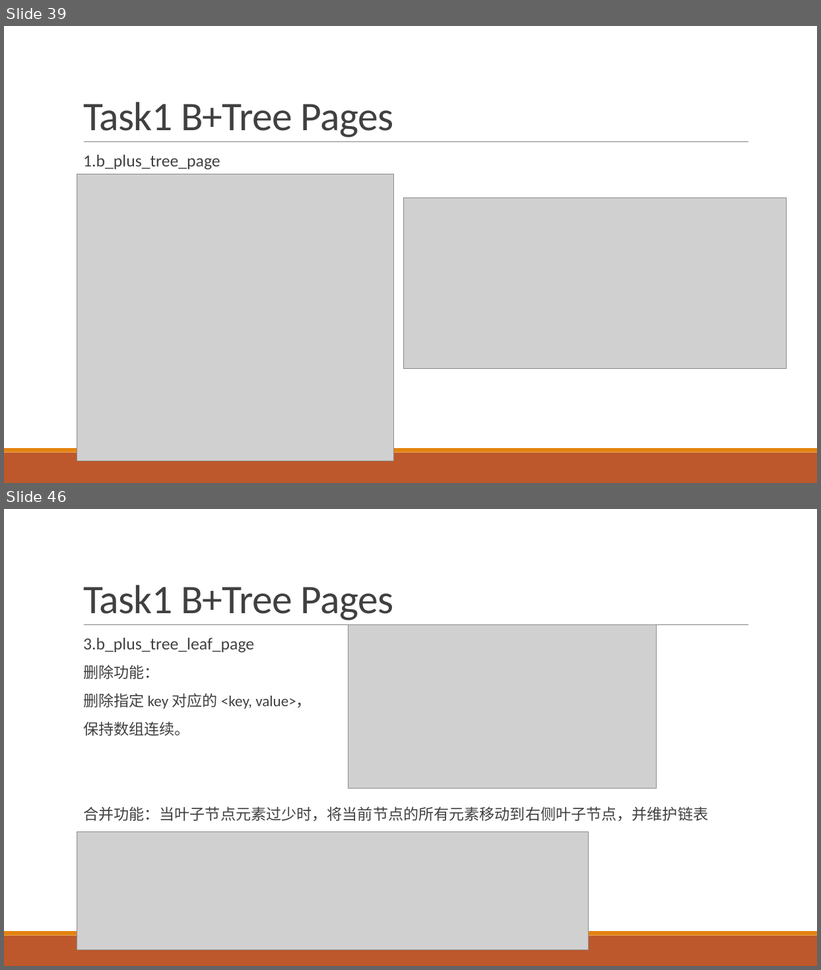
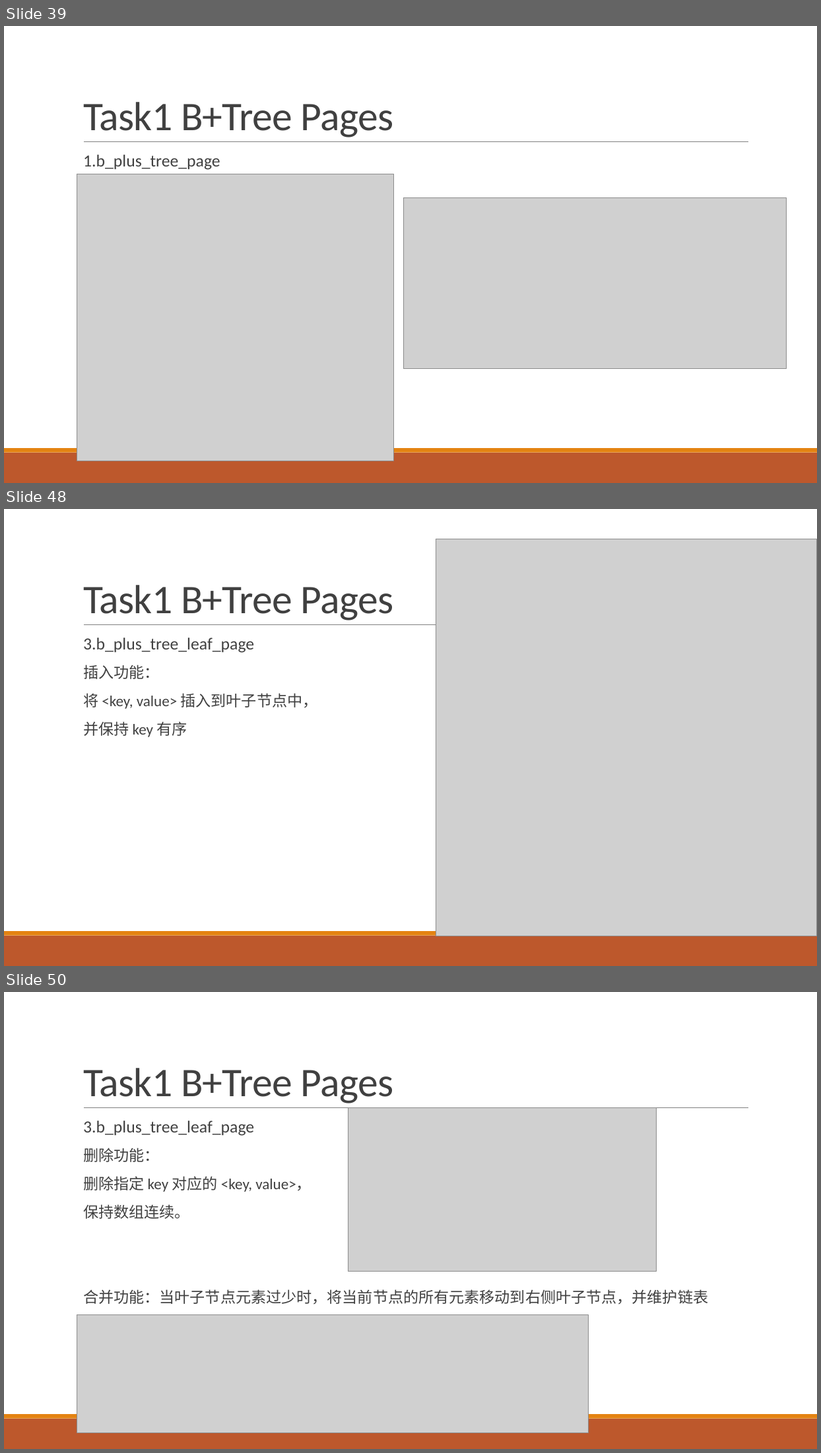
Before and after one commit to SDataBaseGroup/Database-lab, a slide deck: 缓冲区管理器与B+树的总ppt.pptx. Shown one above the other, each under a label of ours: slides 39 and 46 before the commit, slides 39, 48 and 50 after it; the slides between them are not shown. The pictures are 821x970 and 821x1453 pixels, drawn with LibreOffice and Linux fonts; fonts in the diff are those of the drawing; grey boxes stand for pictures. Boxes give left, top, right and bottom in pixels: in the first picture for what was removed or moved away, otherwise in the second. Text is boxed around its words. In the diff, an @@ line names an element or a change of style, - is before the commit and + after.

```diff
--- a/缓冲区管理器与B+树的总ppt.pptx
+++ b/缓冲区管理器与B+树的总ppt.pptx
@@ slide 48 added at (4,509,817,966), background #FFFFFF; not listed: 3 template elements that a slide beside it also shows @@
@@ picture added at (436,539,817,937) @@
@@ title added at (83,585,394,621), 48 pt, text #404040 @@
+Task1 B+Tree Pages
@@ text added at (83,638,318,737), 18 pt, text #404040 @@
+  3.b_plus_tree_leaf_page
+  插入功能：
+  将 <key, value> 插入到叶子节点中，
+  并保持 key 有序
@@ what was slide 46 is now slide 50 @@
```
Also in this commit, not shown: 14 slides changed, 4 other slides added.
